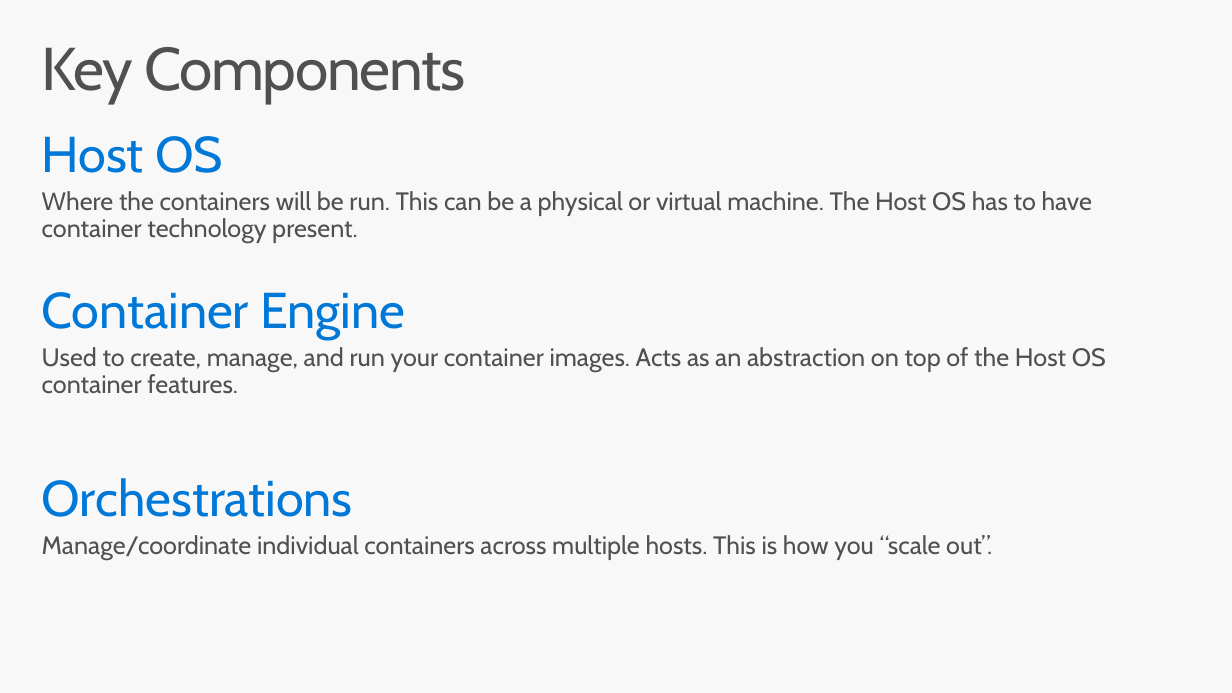
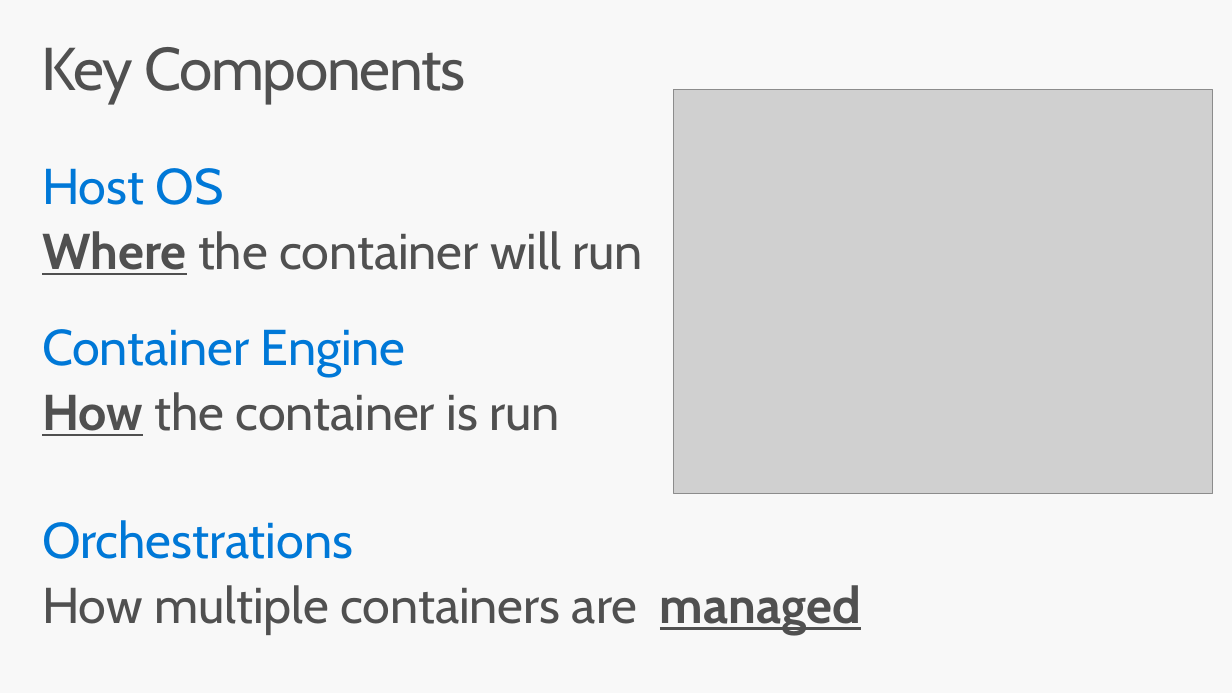
Before and after one commit to brentstineman/PersonalStuff, a slide deck: slide 6 of Presentations/ContainersForWindowsDevs.pptx. Drawn at 1232x693 pixels with LibreOffice and Linux fonts; fonts in the diff are those of the drawing; grey boxes stand for pictures. Boxes give left, top, right and bottom in pixels: in the first picture for what was removed or moved away, otherwise in the second. Text is boxed around its words. In the diff, an @@ line names an element or a change of style, - is before the commit and + after.

```diff
--- a/Presentations/ContainersForWindowsDevs.pptx
+++ b/Presentations/ContainersForWindowsDevs.pptx
@@ picture added at (673, 90, 1212, 493) @@
@@ text "Host OS": place and size @@
-text "Host OS" at (42, 136, 1106, 560)
+text "Host OS" at (42, 168, 861, 634)
@@ text at (42, 231, 643, 275): text changed; size 20 to 40 pt @@
-Where the containers will be run. This can be a physical or virtual machine. The Host OS has to have container technology present.
+Where the container will run
@@ text at (42, 392, 560, 436): text changed; size 20 to 40 pt @@
-Used to create, manage, and run your container images. Acts as an abstraction on top of the Host OS container features.
+How the container is run
@@ text at (42, 585, 861, 634): text changed; size 20 to 40 pt @@
-Manage/coordinate individual containers across multiple hosts. This is how you “scale out”.
+How multiple containers are managed
```
Also in this commit, not shown: 6 other slides changed.
